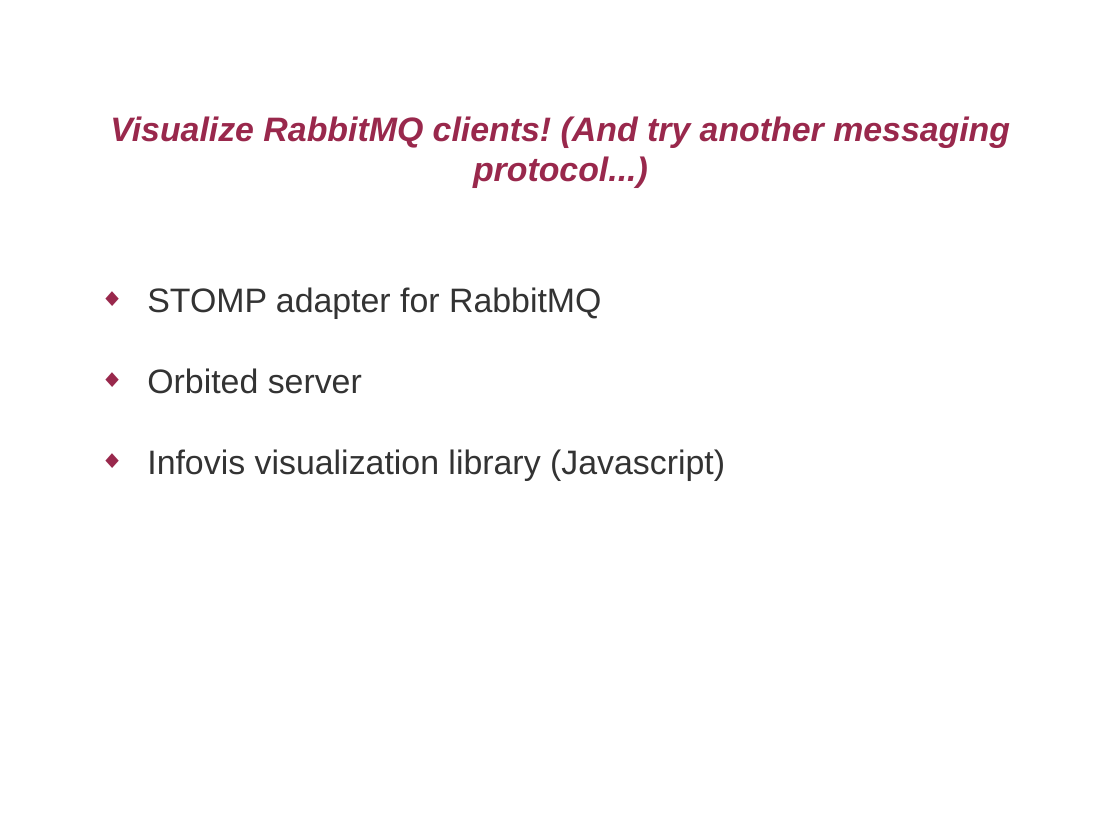
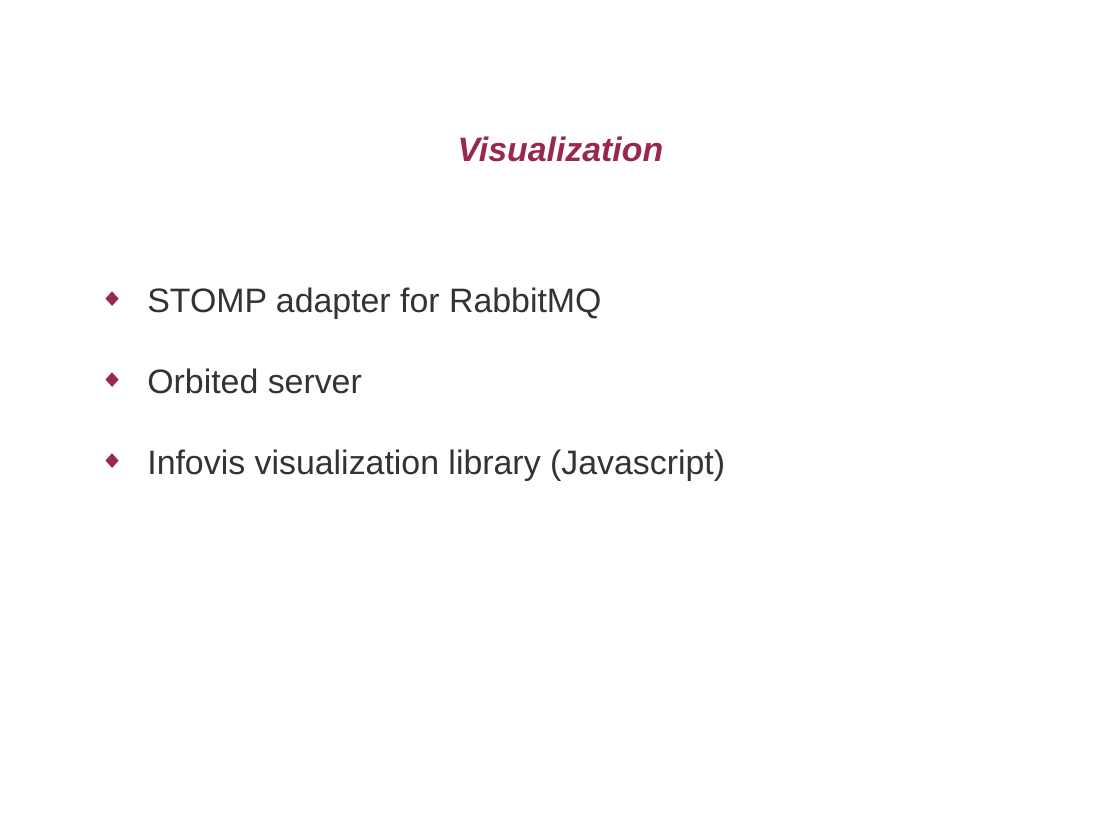
Before and after one commit to AlexanderAA/nzpug, a slide deck: slide 10 of jul2011/slides/slides.odp. Drawn at 1120x840 pixels with LibreOffice and Linux fonts; fonts in the diff are those of the drawing; background and template pictures are left out. Boxes give left, top, right and bottom in pixels: in the first picture for what was removed or moved away, otherwise in the second. Text is boxed around its words. In the diff, an @@ line names an element or a change of style, - is before the commit and + after.

```diff
--- a/jul2011/slides/slides.odp
+++ b/jul2011/slides/slides.odp
@@ title at [458,136,664,162]: text changed @@
-Visualize RabbitMQ clients! (And try another messaging protocol...)
+Visualization
```
Also in this commit, not shown: 7 other slides changed, 2 other files.
